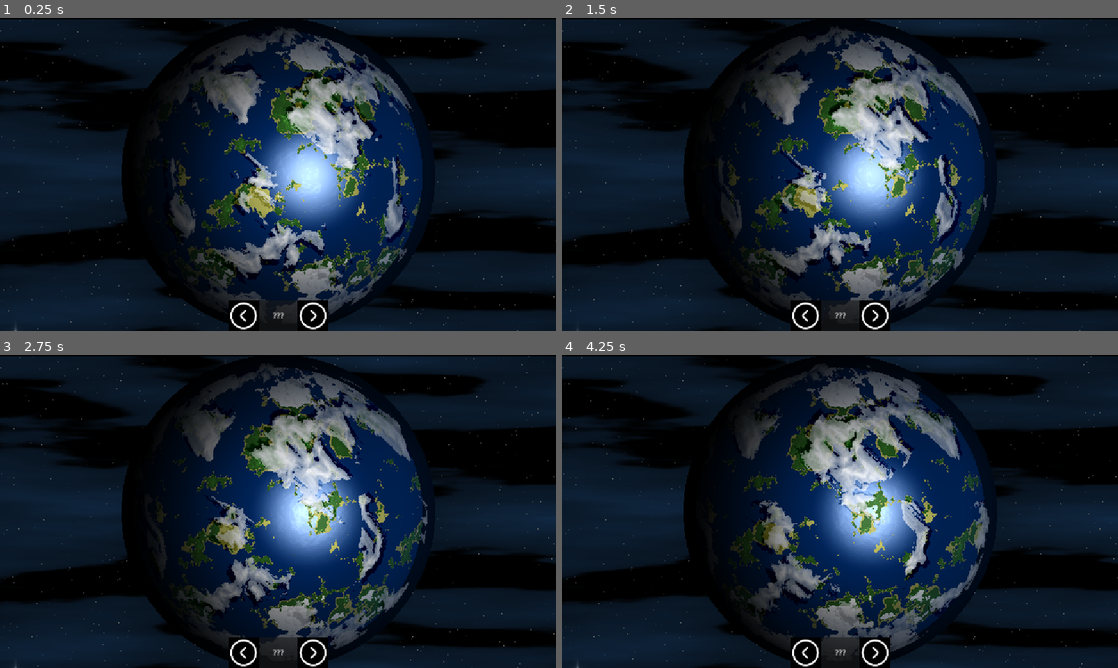
Above: before the commit, frames 1-4 (two rows, left to right).
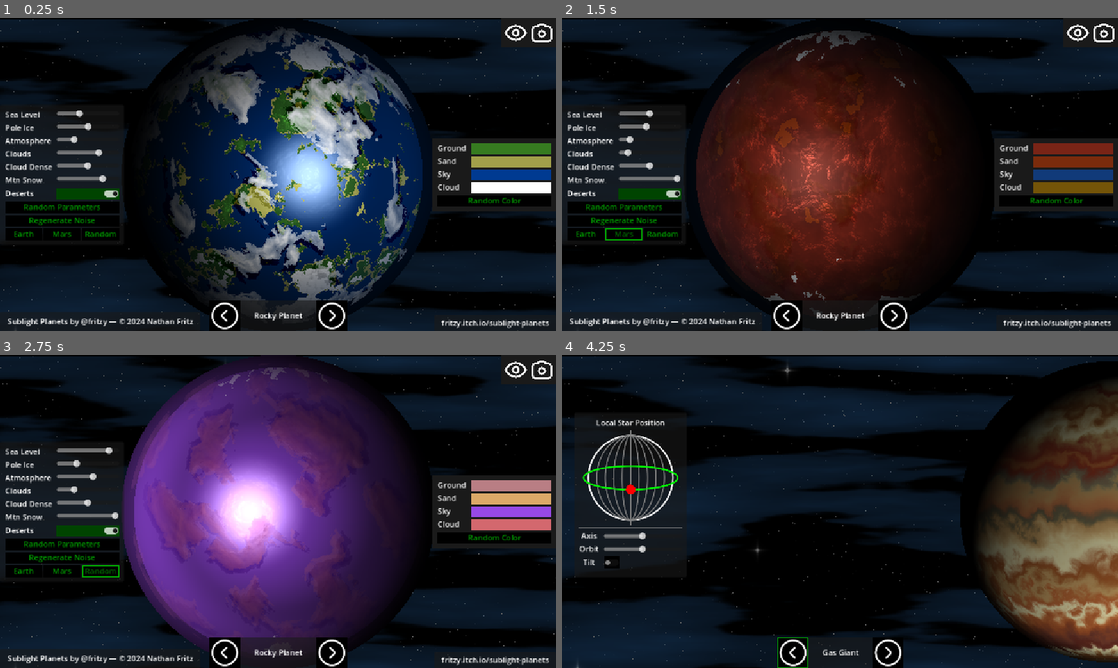
Above: after the commit, the same moments.

Repository: fritzy/sublight-planets
Game: Godot game, scene res://scenes/planet_toy/planet_toy.tscn
Same seed, same stepped clock (60 frames per second), same inputs: the game is played once before the commit and once after it.
Inputs (mouse positions are in pixels of both pictures, inside the frame that each line leads up to):
- Up to frame 1 (0.25 s): no input
- Up to frame 2 (1.5 s): click (584, 233) at 0.5 s, where only the run after the commit has a clickable "Earth"; click (623, 233) at 1.25 s, where only the run after the commit has a clickable "Mars"
- Up to frame 3 (2.75 s): click (100, 570) at 2 s, where only the run after the commit has a clickable "Random"
- Up to frame 4 (4.25 s): tap Enter (ui_accept) at 2.75, 3.02, 3.77 s; move the mouse to (962, 495) at 2.77 s; hold Right (ui_right) 2.78-3.53 s; hold X (zoom_in) 2.78-3.53 s; click (962, 495) at 2.92 s; move the mouse to (728, 527) at 3.52 s; hold Down (ui_down) from 3.53 s (still down); tap Z (zoom_out) at 3.6 s

The runs differ from the first frame. In frame 1, 9.1% of the frame differs, in the area x 0-100%, y 0-100%; in frame 2, 46%; in frame 3, 49%; in frame 4, 53%, in the area x 2-100%, y 0-100%.

Commit message:
wip: hooked up rocky planet ui

Diff:
--- /dev/null
+++ b/scenes/backgrounds/base_celestial_ui.gd
@@ -0,0 +1,57 @@
+extends Control
+class_name BaseCelestialUI
+
+signal update_shader_parameter(StringName, Variant)
+signal update_axis(float)
+signal button_pressed(StringName)
+
+var parameter_map: Dictionary[StringName, Variant] = {}
+var button_map: Dictionary[Button, Variant] = {}
+
+func _ready() -> void:
+	connect_parameter_inputs()
+	connect_buttons()
+
+func handle_updated_shader_parameters(parameters: Dictionary[StringName, Variant]) -> void:
+	for name in parameters:
+		if not parameter_map.has(name):
+			continue
+		var control = parameter_map[name]
+		if control is Slider:
+			control.set_value_no_signal(parameters[name])
+		elif control is ColorPickerButton:
+			control.color = parameters[name]
+		elif control is CheckButton:
+			control.button_pressed = bool(parameters[name])
+
+func connect_parameter_inputs() -> void:
+	for parameter in parameter_map:
+		var control = parameter_map[parameter]
+		if control is Slider:
+			control.value_changed.connect(
+				func(value):
+					update_shader_parameter.emit(parameter, value)
+			)
+		elif control is ColorPickerButton:
+			control.color_changed.connect(
+				func(value):
+					update_shader_parameter.emit(parameter, value)
+			)
+		elif control is CheckButton:
+			control.toggled.connect(
+				func(value):
+					prints(parameter, value)
+					var output := float(value)
+					update_shader_parameter.emit(parameter, output)
+			)
+
+func connect_buttons() -> void:
+	for button: Button in button_map:
+		var parameter = button_map[button]
+		if parameter is StringName:
+			button.pressed.connect(
+				func():
+					button_pressed.emit(parameter)
+			)
+		elif parameter is Callable:
+			button.pressed.connect(parameter)
--- a/scenes/backgrounds/celestial.gd
+++ b/scenes/backgrounds/celestial.gd
@@ -2,8 +2,9 @@
 class_name Celestial
 
 @export var celestial_name := "???"
+@export var celestial_body: ColorRect
 
-@export var celestial_body: ColorRect
+signal updated_shader_parameters(values: Dictionary)
 
 func set_shader_parameter(parameter: StringName, value: Variant) -> void:
 	celestial_body.material.set_shader_parameter(parameter, value)
--- a/scenes/backgrounds/gas_giant/gas_giant_ui.gd
+++ b/scenes/backgrounds/gas_giant/gas_giant_ui.gd
@@ -1,4 +1,4 @@
-extends Control
+extends BaseCelestialUI
 
 @onready var axis_slider:HSlider = %Axis
 @onready var orbit_slider:HSlider = %Orbit
@@ -17,9 +17,6 @@
 		lock_axis = value
 		_update_planet()
 
-signal update_axis(float)
-signal update_shader_parameter(StringName, Variant)
-
 func _ready() -> void:
 	axis_slider.value_changed.connect(func(value: float): axis = value)
 	orbit_slider.value_changed.connect(func(value: float): orbit = value)
--- a/scenes/backgrounds/rocky_planet/rocky_planet.gd
+++ b/scenes/backgrounds/rocky_planet/rocky_planet.gd
@@ -111,22 +111,17 @@
 	#show_notification("Welcome to Sublight Planets by @fritzy")
 
 func update_inputs() -> void:
-	return
-	#shine_slider.value = planet.get_shader_parameter('shine_offset')
-	#ice_slider.value = planet.get_shader_parameter('ice_coverage')
-	#sky_color.color = planet.get_shader_parameter('ocean_color')
-	#ground_color.color = planet.get_shader_parameter('ground_color')
-	#cloud_color.color = planet.get_shader_parameter('cloud_color')
-	#desert_color.color = planet.get_shader_parameter('desert_color')
-	#ocean_depth_slider.value = planet.get_shader_parameter('ocean_depth')
-	#atmos_slider.value = planet.get_shader_parameter('atmosphere_opacity')
-	#cloud_slider.value = planet.get_shader_parameter('cloud_opacity')
-	#mtn_snow_slider.value = planet.get_shader_parameter('mtn_snow_height')
-	#var dpatches: float = planet.get_shader_parameter('desert_patches')
-	#if dpatches > 0.1:
-	#	desert_button.button_pressed = true
-	#else:
-	#	desert_button.button_pressed = false
+	var props := planet.get_property_list()
+	var parameters: Dictionary[StringName, Variant] = {}
+	for property in props:
+		if String(property.name).begins_with("shader_parameter"):
+			#prints(property.name, property.type)
+			if property.type != Variant.Type.TYPE_OBJECT:
+				var name = String(property.name).substr(17)
+				parameters[StringName(name)] = planet.get(property.name)
+	updated_shader_parameters.emit(
+		parameters
+	)
 
 func load_from_url() -> void:
 	var window = JavaScriptBridge.get_interface('window')
@@ -266,19 +261,22 @@
 		planet.set_shader_parameter('desert_patches', 0.0)
 
 func randomize_colors() -> void:
-	var pickers = [%RockyPlanetUI/%GroundColor, %RockyPlanetUI/%DesertColor, %RockyPlanetUI/%SkyColor, %RockyPlanetUI/%CloudColor]
-	for picker in pickers:
-		picker.color = Color(randf(), randf(), randf())
-		picker.color_changed.emit(picker.color)
+	var params := ['ocean_color', 'ground_color', 'desert_color', 'cloud_color']
+	for param in params:
+		planet.set_shader_parameter(param, Color(randf(), randf(), randf()))
+	update_inputs()
 
 func randomize_params() -> void:
-	var sliders = [%RockyPlanetUI/%OceanDepthSlider, %RockyPlanetUI/%IceSlider, %RockyPlanetUI/%AtmosSlider, %RockyPlanetUI/%CloudSlider, %RockyPlanetUI/%CloudSlider2]
-	for slider in sliders:
-		slider.value = randf_range(slider.min_value, slider.max_value)
+	#planet.set_shader_parameter('shine_offset', randf())
+	planet.set_shader_parameter('ice_coverage', randf())
+	#planet.set_shader_parameter('ocean_color', randf())
+	planet.set_shader_parameter('ocean_depth', randf() * 2.0)
+	planet.set_shader_parameter('atmosphere_opacity', randf())
+	planet.set_shader_parameter('cloud_opacity', randf())
+	#planet.set_shader_parameter('mtn_snow_height', randf())
+	planet.set_shader_parameter('desert_patches', float(bool(randi_range(0, 1))))
 	regenerate_clouds()
-	var toggles = [%RockyPlanetUI/%DesertButton]
-	for toggle in toggles:
-		toggle.button_pressed = bool(randi_range(0, 1))
+	update_inputs()
 
 func regenerate(new_seed: bool = false) -> void:
 	if new_seed:
--- a/scenes/backgrounds/rocky_planet/rocky_planet.tscn
+++ b/scenes/backgrounds/rocky_planet/rocky_planet.tscn
@@ -126,9 +126,9 @@
 anchor_top = 0.5
 anchor_right = 0.5
 anchor_bottom = 0.5
-offset_left = -256.0
-offset_top = -256.0
-offset_right = 256.0
-offset_bottom = 256.0
+offset_left = -325.0
+offset_top = -325.0
+offset_right = 325.0
+offset_bottom = 325.0
 grow_horizontal = 2
 grow_vertical = 2
--- a/scenes/backgrounds/rocky_planet/rocky_planet_ui.gd
+++ b/scenes/backgrounds/rocky_planet/rocky_planet_ui.gd
@@ -1,4 +1,27 @@
-extends Control
+extends BaseCelestialUI
 
-signal update_shader_parameter(StringName, Variant)
-signal update_axis(float)
+@onready var sliders = [%OceanDepthSlider, %IceSlider, %AtmosSlider, %CloudSlider, %CloudSlider2]
+@onready var pickers = [%GroundColor, %DesertColor, %SkyColor, %CloudColor]
+
+func _ready() -> void:
+	parameter_map = {
+		&"ice_coverage": %IceSlider,
+		&"ocean_depth": %OceanDepthSlider,
+		&"atmosphere_opacity": %AtmosSlider,
+		&"cloud_opacity": %CloudSlider,
+		&"cloud_density": %CloudSlider2,
+		&"mtn_snow_height": %MtnSnowSlider,
+		&"desert_patches": %DesertButton,
+		&"ocean_color": %SkyColor,
+		&"ground_color": %GroundColor,
+		&"cloud_color": %CloudColor,
+		&"desert_color": %DesertColor,
+	}
+	button_map = {
+		%EarthButton: &"generate_earth",
+		%MarsButton: &"generate_mars",
+		%RandomButton: &"generate_random",
+		%RandParamsButton: &"randomize_params",
+		%RandColorButton: &"randomize_colors",
+	}
+	super()
--- a/scenes/backgrounds/rocky_planet/rocky_planet_ui.tscn
+++ b/scenes/backgrounds/rocky_planet/rocky_planet_ui.tscn
@@ -8,10 +8,10 @@
 
 [sub_resource type="Theme" id="Theme_23yx4"]
 
+[sub_resource type="Theme" id="Theme_funtb"]
+
 [sub_resource type="StyleBoxFlat" id="StyleBoxFlat_50wve"]
 bg_color = Color(0.103743, 0.103744, 0.103744, 1)
-
-[sub_resource type="Theme" id="Theme_funtb"]
 
 [sub_resource type="StyleBoxFlat" id="StyleBoxFlat_2w0b5"]
 content_margin_left = 5.0
@@ -22,23 +22,25 @@
 
 [node name="RockyPlanetUI" type="Control"]
 layout_mode = 3
-anchors_preset = 0
+anchors_preset = 15
+anchor_right = 1.0
+anchor_bottom = 1.0
+grow_horizontal = 2
+grow_vertical = 2
 script = ExtResource("1_m4vfi")
 
 [node name="ParamPanel" type="PanelContainer" parent="."]
 unique_name_in_owner = true
-custom_minimum_size = Vector2(256, 0)
+custom_minimum_size = Vector2(256, 10)
 layout_mode = 1
 anchors_preset = 4
 anchor_top = 0.5
 anchor_bottom = 0.5
-offset_left = 18.0
-offset_top = 134.0
-offset_right = 274.0
-offset_bottom = 472.0
+offset_top = -143.5
+offset_right = 256.0
+offset_bottom = 143.5
 grow_vertical = 2
 theme = SubResource("Theme_23yx4")
-theme_override_styles/panel = SubResource("StyleBoxFlat_50wve")
 
 [node name="MarginContainer" type="MarginContainer" parent="ParamPanel"]
 layout_mode = 2
@@ -107,8 +109,7 @@
 
 [node name="Label3" type="Label" parent="ParamPanel/MarginContainer/VBoxContainer/GridContainer"]
 layout_mode = 2
-text = "Clouds
-"
+text = "Clouds"
 
 [node name="CloudSlider" type="HSlider" parent="ParamPanel/MarginContainer/VBoxContainer/GridContainer"]
 unique_name_in_owner = true
@@ -119,21 +120,19 @@
 
 [node name="Label4" type="Label" parent="ParamPanel/MarginContainer/VBoxContainer/GridContainer"]
 layout_mode = 2
-text = "Cloud Dense
-"
+text = "Cloud Dense"
 
 [node name="CloudSlider2" type="HSlider" parent="ParamPanel/MarginContainer/VBoxContainer/GridContainer"]
 unique_name_in_owner = true
 layout_mode = 2
-max_value = 0.7
+max_value = 1.0
 step = 0.02
 value = 0.5
 
 [node name="MtnSnowLabel" type="Label" parent="ParamPanel/MarginContainer/VBoxContainer/GridContainer"]
 layout_mode = 2
 size_flags_horizontal = 0
-text = "Mtn Snow
-"
+text = "Mtn Snow"
 
 [node name="MtnSnowSlider" type="HSlider" parent="ParamPanel/MarginContainer/VBoxContainer/GridContainer"]
 unique_name_in_owner = true
@@ -160,6 +159,27 @@
 unique_name_in_owner = true
 layout_mode = 2
 text = "Regenerate Noise"
+
+[node name="HBoxContainer" type="HBoxContainer" parent="ParamPanel/MarginContainer/VBoxContainer"]
+layout_mode = 2
+
+[node name="EarthButton" type="Button" parent="ParamPanel/MarginContainer/VBoxContainer/HBoxContainer"]
+unique_name_in_owner = true
+layout_mode = 2
+size_flags_horizontal = 3
+text = "Earth"
+
+[node name="MarsButton" type="Button" parent="ParamPanel/MarginContainer/VBoxContainer/HBoxContainer"]
+unique_name_in_owner = true
+layout_mode = 2
+size_flags_horizontal = 3
+text = "Mars"
+
+[node name="RandomButton" type="Button" parent="ParamPanel/MarginContainer/VBoxContainer/HBoxContainer"]
+unique_name_in_owner = true
+layout_mode = 2
+size_flags_horizontal = 3
+text = "Random"
 
 [node name="ColorPanel" type="PanelContainer" parent="."]
 unique_name_in_owner = true
@@ -170,10 +190,9 @@
 anchor_top = 0.5
 anchor_right = 1.0
 anchor_bottom = 0.5
-offset_left = 870.0
-offset_top = 179.0
-offset_right = 1126.0
-offset_bottom = 331.0
+offset_left = -256.0
+offset_top = -76.0
+offset_bottom = 76.0
 grow_horizontal = 0
 grow_vertical = 2
 theme = SubResource("Theme_funtb")
@@ -250,53 +269,6 @@
 placeholder_text = "seed"
 alignment = 1
 
-[node name="PresetPanel" type="PanelContainer" parent="."]
-unique_name_in_owner = true
-custom_minimum_size = Vector2(256, 0)
-layout_mode = 1
-anchors_preset = 7
-anchor_left = 0.5
-anchor_top = 1.0
-anchor_right = 0.5
-anchor_bottom = 1.0
-offset_left = 15.0
-offset_top = 512.0
-offset_right = 295.0
-offset_bottom = 563.0
-grow_horizontal = 2
-grow_vertical = 0
-size_flags_vertical = 8
-theme = SubResource("Theme_funtb")
-theme_override_styles/panel = SubResource("StyleBoxFlat_50wve")
-
-[node name="MarginContainer" type="MarginContainer" parent="PresetPanel"]
-layout_mode = 2
-theme_override_constants/margin_left = 10
-theme_override_constants/margin_top = 10
-theme_override_constants/margin_right = 10
-theme_override_constants/margin_bottom = 10
-
-[node name="HBoxContainer" type="HBoxContainer" parent="PresetPanel/MarginContainer"]
-layout_mode = 2
-
-[node name="EarthButton" type="Button" parent="PresetPanel/MarginContainer/HBoxContainer"]
-unique_name_in_owner = true
-layout_mode = 2
-size_flags_horizontal = 3
-text = "Earth"
-
-[node name="MarsButton" type="Button" parent="PresetPanel/MarginContainer/HBoxContainer"]
-unique_name_in_owner = true
-layout_mode = 2
-size_flags_horizontal = 3
-text = "Mars"
-
-[node name="RandomButton" type="Button" parent="PresetPanel/MarginContainer/HBoxContainer"]
-unique_name_in_owner = true
-layout_mode = 2
-size_flags_horizontal = 3
-text = "Random"
-
 [node name="DisplayPanel" type="PanelContainer" parent="."]
 unique_name_in_owner = true
 custom_minimum_size = Vector2(25, 25)
@@ -304,10 +276,8 @@
 anchors_preset = 1
 anchor_left = 1.0
 anchor_right = 1.0
-offset_left = 1014.0
-offset_top = 15.0
-offset_right = 1128.0
-offset_bottom = 75.0
+offset_left = -114.0
+offset_bottom = 60.0
 grow_horizontal = 0
 size_flags_horizontal = 8
 size_flags_vertical = 0
@@ -366,47 +336,44 @@
 [node name="CreditsPanel" type="PanelContainer" parent="."]
 unique_name_in_owner = true
 layout_mode = 1
+anchors_preset = 2
+anchor_top = 1.0
+anchor_bottom = 1.0
+offset_top = -40.0
+offset_right = 414.0
+grow_vertical = 0
+
+[node name="MarginContainer" type="MarginContainer" parent="CreditsPanel"]
+layout_mode = 2
+theme_override_constants/margin_left = 15
+theme_override_constants/margin_top = 5
+theme_override_constants/margin_right = 15
+theme_override_constants/margin_bottom = 5
+
+[node name="Label" type="Label" parent="CreditsPanel/MarginContainer"]
+layout_mode = 2
+text = "Sublight Planets by @fritzy — © 2024 Nathan Fritz"
+
+[node name="URLPanel" type="PanelContainer" parent="."]
+unique_name_in_owner = true
+layout_mode = 1
 anchors_preset = 3
 anchor_left = 1.0
 anchor_top = 1.0
 anchor_right = 1.0
 anchor_bottom = 1.0
-offset_top = 606.0
-offset_right = 414.0
-offset_bottom = 646.0
+offset_left = -253.0
+offset_top = -33.0
 grow_horizontal = 0
 grow_vertical = 0
 
-[node name="MarginContainer" type="MarginContainer" parent="CreditsPanel"]
+[node name="MarginContainer" type="MarginContainer" parent="URLPanel"]
 layout_mode = 2
 theme_override_constants/margin_left = 15
 theme_override_constants/margin_top = 5
 theme_override_constants/margin_right = 15
 theme_override_constants/margin_bottom = 5
 
-[node name="Label" type="Label" parent="CreditsPanel/MarginContainer"]
-layout_mode = 2
-text = "Sublight Planets by @fritzy — © 2024 Nathan Fritz"
-
-[node name="URLPanel" type="PanelContainer" parent="."]
-unique_name_in_owner = true
-layout_mode = 1
-anchors_preset = 2
-anchor_top = 1.0
-anchor_bottom = 1.0
-offset_left = 897.0
-offset_top = 606.0
-offset_right = 1150.0
-offset_bottom = 639.0
-grow_vertical = 0
-
-[node name="MarginContainer" type="MarginContainer" parent="URLPanel"]
-layout_mode = 2
-theme_override_constants/margin_left = 15
-theme_override_constants/margin_top = 5
-theme_override_constants/margin_right = 15
-theme_override_constants/margin_bottom = 5
-
 [node name="Label" type="Label" parent="URLPanel/MarginContainer"]
 layout_mode = 2
 text = "fritzy.itch.io/sublight-planets"
--- a/scenes/planet_toy/planet_toy.gd
+++ b/scenes/planet_toy/planet_toy.gd
@@ -3,15 +3,16 @@
 @export var planet_carousel: Array[PackedScene]
 @export var planet_uis: Array[PackedScene]
 var planet_idx := 0
+var planets: Array[Celestial]
+var uis: Array[Node2D]
 var current_planet: Celestial
-var current_ui: Control
+var current_ui: BaseCelestialUI
 
 func _ready() -> void:
 	%RightButton.pressed.connect(_handle_right_planet)
 	%LeftButton.pressed.connect(_handle_left_planet)
 
-	current_planet = planet_carousel[planet_idx].instantiate()
-	$Planets.add_child(current_planet)
+	_setup_planet()
 
 func _handle_right_planet() -> void:
 	await _move_and_remove(current_planet, 1.0)
@@ -41,6 +42,14 @@
 		current_ui = null
 
 func _load_and_move(dir: float) -> void:
+	_setup_planet()
+	current_planet.position = Vector2(-dir * 1200.0, 0.0)
+	var tween = create_tween()
+	tween.set_ease(Tween.EASE_IN_OUT)
+	tween.tween_property(current_planet, "position", Vector2(0.0, 0.0), 0.25)
+	await tween.finished
+
+func _setup_planet() -> void:
 	current_planet = planet_carousel[planet_idx].instantiate()
 	%PlanetNameLabel.text = current_planet.celestial_name
 	$Planets.add_child(current_planet)
@@ -49,15 +58,15 @@
 		%PlanetUI.add_child(current_ui)
 		current_ui.update_axis.connect(_handle_update_axis)
 		current_ui.update_shader_parameter.connect(_handle_update_shader_parameter)
-
-	current_planet.position = Vector2(-dir * 1200.0, 0.0)
-	var tween = create_tween()
-	tween.set_ease(Tween.EASE_IN_OUT)
-	tween.tween_property(current_planet, "position", Vector2(0.0, 0.0), 0.25)
-	await tween.finished
+		current_ui.button_pressed.connect(_handle_button_pressed)
+		current_planet.updated_shader_parameters.connect(current_ui.handle_updated_shader_parameters)
 
 func _handle_update_axis(axis: float) -> void:
 	%Camera.rotation = axis
 
 func _handle_update_shader_parameter(parameter: StringName, value: Variant) -> void:
 	current_planet.set_shader_parameter(parameter, value)
+
+func _handle_button_pressed(method: StringName) -> void:
+	print('Button %s' % method)
+	current_planet.call(method)
--- a/scenes/planet_toy/planet_toy.tscn
+++ b/scenes/planet_toy/planet_toy.tscn
@@ -37,15 +37,20 @@
 [node name="UIs" type="Control" parent="CanvasLayer"]
 unique_name_in_owner = true
 layout_mode = 3
-anchors_preset = 0
-offset_right = 40.0
-offset_bottom = 40.0
+anchors_preset = 15
+anchor_right = 1.0
+anchor_bottom = 1.0
+grow_horizontal = 2
+grow_vertical = 2
 
 [node name="PlanetUI" type="Control" parent="CanvasLayer/UIs"]
 unique_name_in_owner = true
-anchors_preset = 0
-offset_right = 40.0
-offset_bottom = 40.0
+layout_mode = 1
+anchors_preset = 15
+anchor_right = 1.0
+anchor_bottom = 1.0
+grow_horizontal = 2
+grow_vertical = 2
 
 [node name="BaseUI" type="Control" parent="CanvasLayer/UIs"]
 anchors_preset = 0
Not shown, added: scenes/backgrounds/base_celestial_ui.gd.uid
